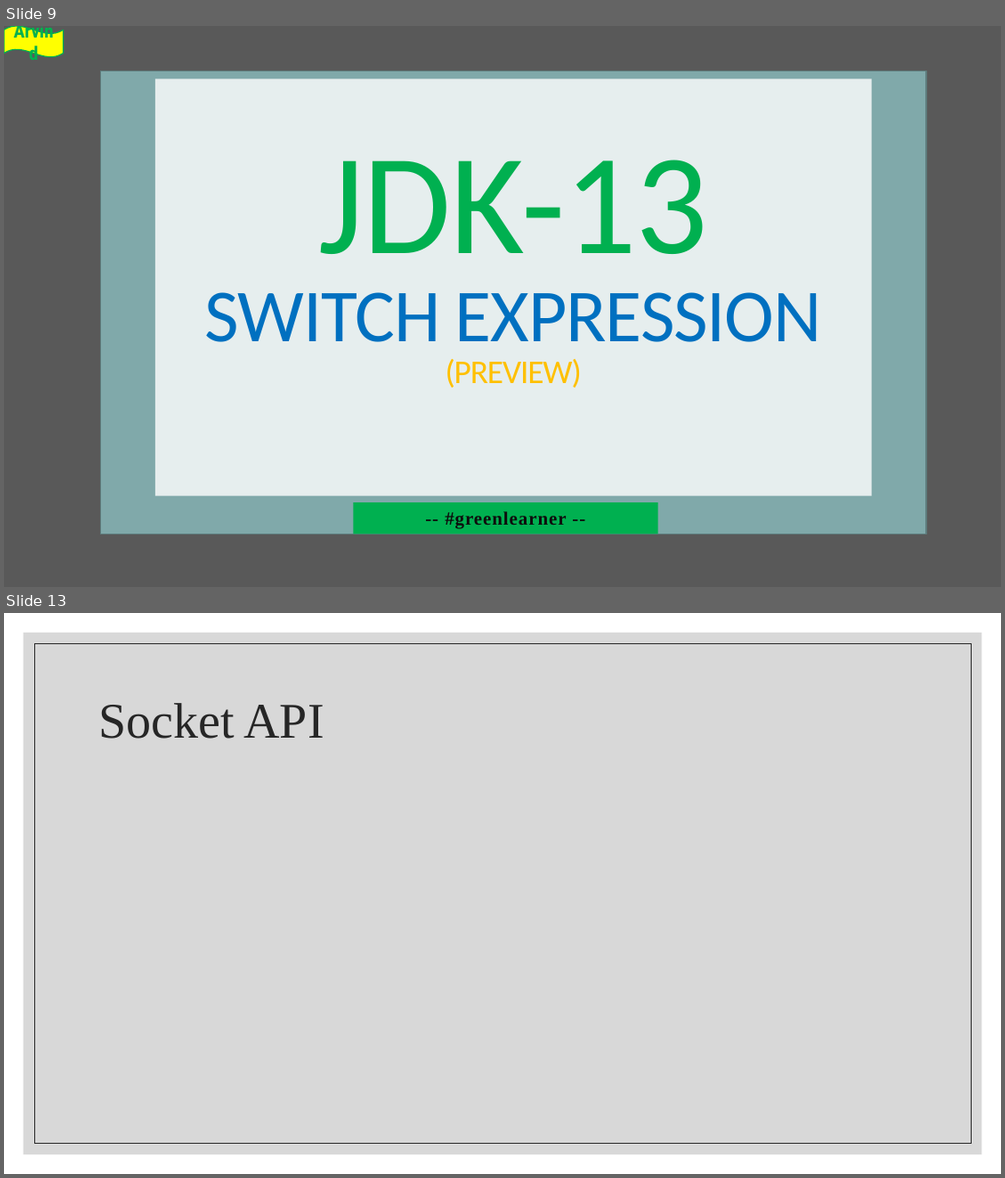
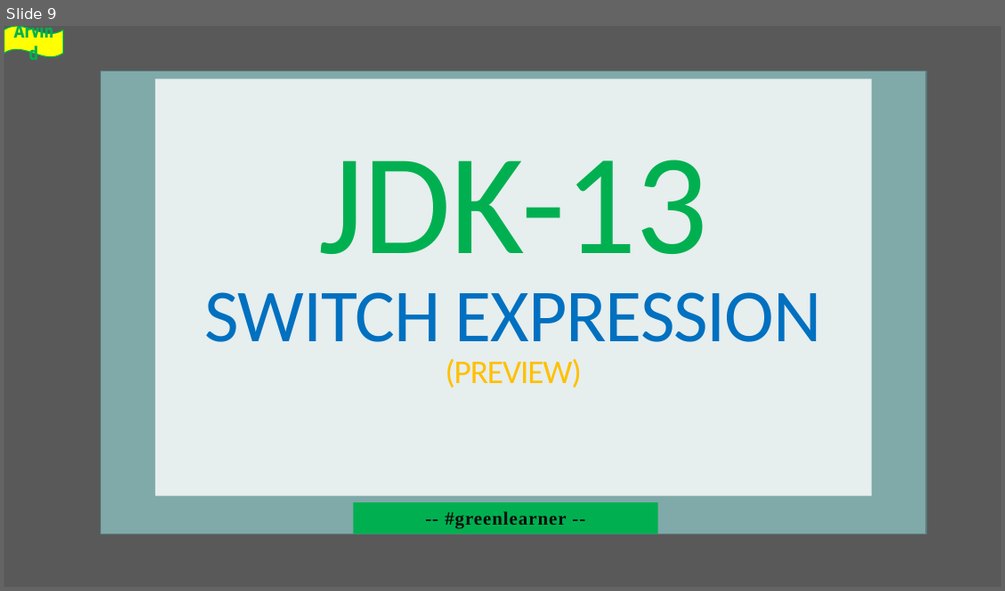
Before and after one commit to codefarm0/Java13, a slide deck: Jdk-13.pptx. Shown one above the other, each under a label of ours: slides 9 and 13 before the commit, slide 9 after it; the slides between them are not shown. The pictures are 1005x1178 and 1005x591 pixels, drawn with LibreOffice and Linux fonts; fonts in the diff are those of the drawing; background and template pictures are left out. Boxes give left, top, right and bottom in pixels: in the first picture for what was removed or moved away, otherwise in the second. Text is boxed around its words. In the diff, an @@ line names an element or a change of style, - is before the commit and + after.

```diff
--- a/Jdk-13.pptx
+++ b/Jdk-13.pptx
@@ slide 13 removed at box(4, 613, 1001, 1174), background #FFFFFF @@
@@ rectangle removed at box(24, 633, 982, 1154) @@
@@ rectangle removed at box(34, 643, 971, 1143) @@
@@ title removed at box(98, 703, 324, 738) @@
-Socket API
```
Also in this commit, not shown: 1 slide changed, 5 slides added, 3 other slides removed, 3 other files.
